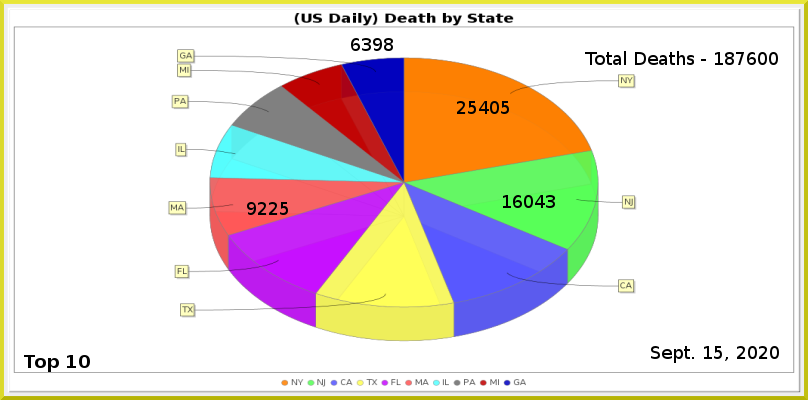
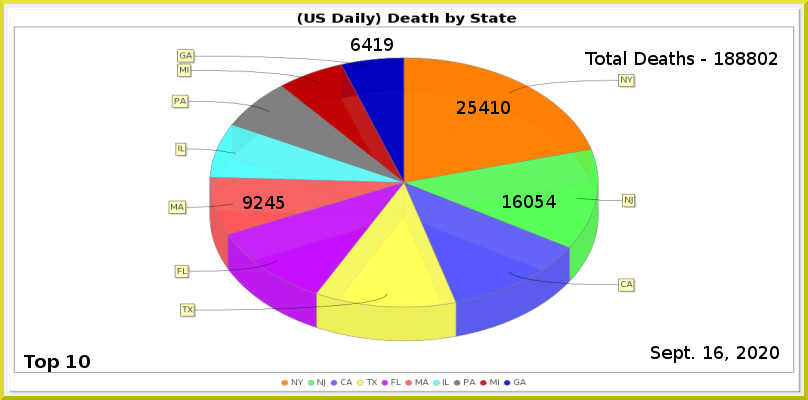
Revision of a layered 808px x 400px image; what changed, layer by layer:
painted on "Least" over left=362, top=38, right=393, bottom=51
painted on "MA" over left=243, top=196, right=288, bottom=215
painted on "NJ" over left=535, top=195, right=556, bottom=208
painted on "NY" over left=490, top=101, right=510, bottom=114
renamed "Total Deaths - 187600" to "Total Deaths - 188802", painted on it over left=736, top=52, right=778, bottom=65
painted on "Current Date" over left=714, top=346, right=723, bottom=359
painted on "Death_by_State.png" over left=168, top=12, right=637, bottom=342
